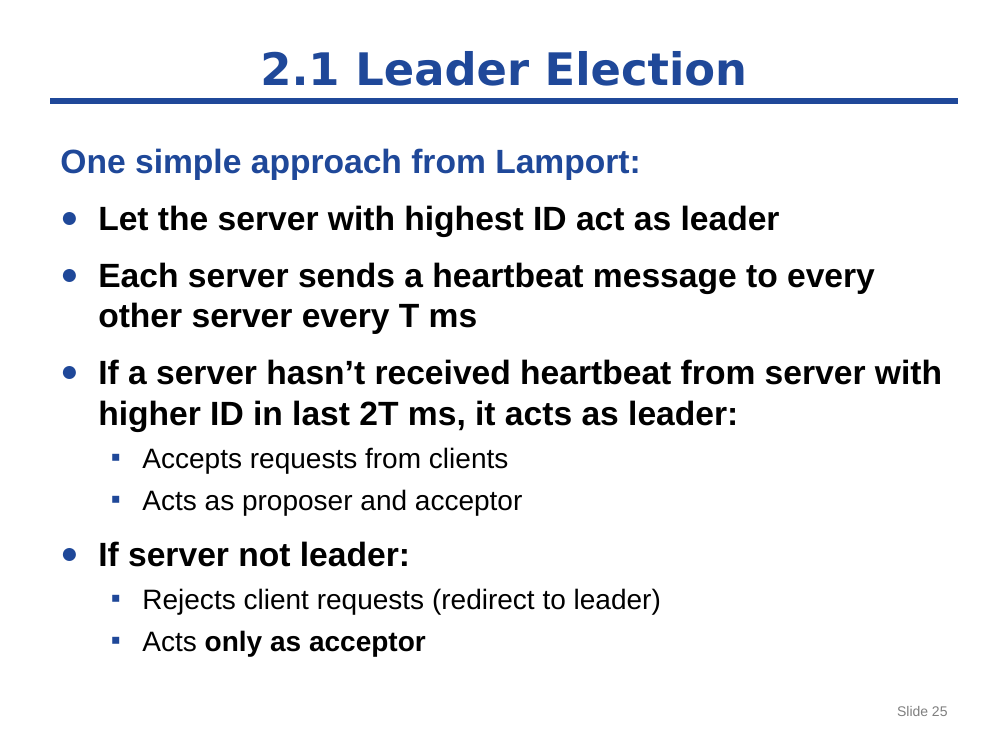
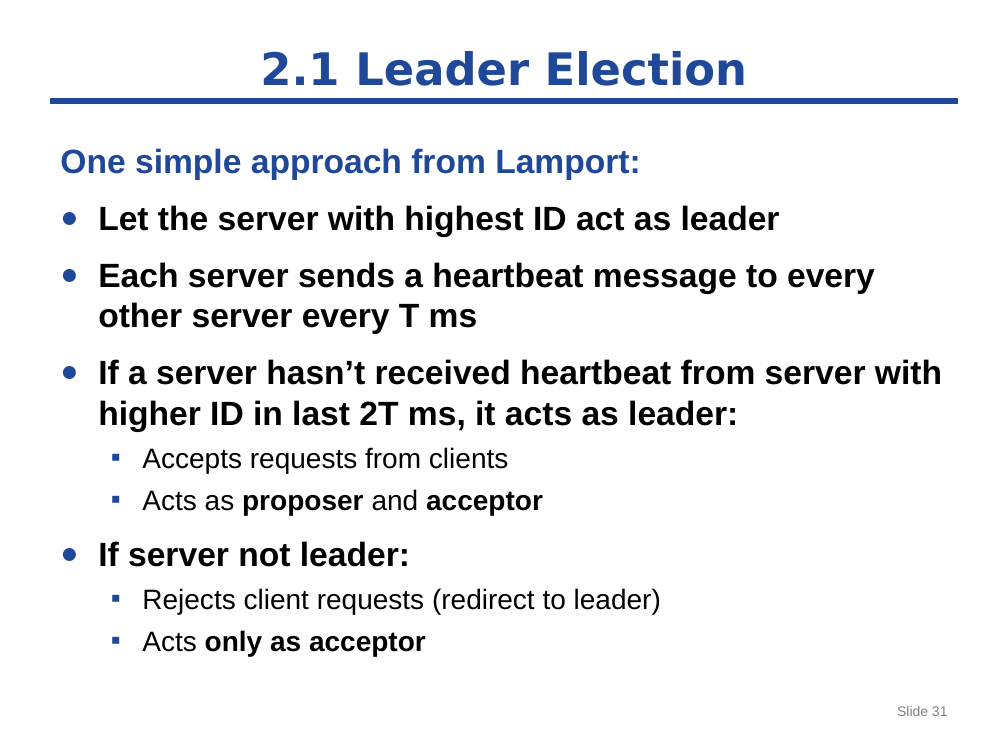
Before and after one commit to byshen/cse291_dependable_system, a slide deck: slide 31 of paxos/paxos-291.pptx (slide 25 before the commit). Drawn at 1008x756 pixels with LibreOffice and Linux fonts; fonts in the diff are those of the drawing. Boxes give left, top, right and bottom in pixels: in the first picture for what was removed or moved away, otherwise in the second. Text is boxed around its words. In the diff, an @@ line names an element or a change of style, - is before the commit and + after.

```diff
--- a/paxos/paxos-291.pptx
+++ b/paxos/paxos-291.pptx
@@ text at bbox=[142, 489, 543, 515]: bold on in "proposer acceptor" @@
@@ page number at bbox=[897, 706, 948, 716]: text changed @@
-Slide 25
+Slide 31
```
Also in this commit, not shown: 2 other slides changed, 7 slides added, 3 other files.
